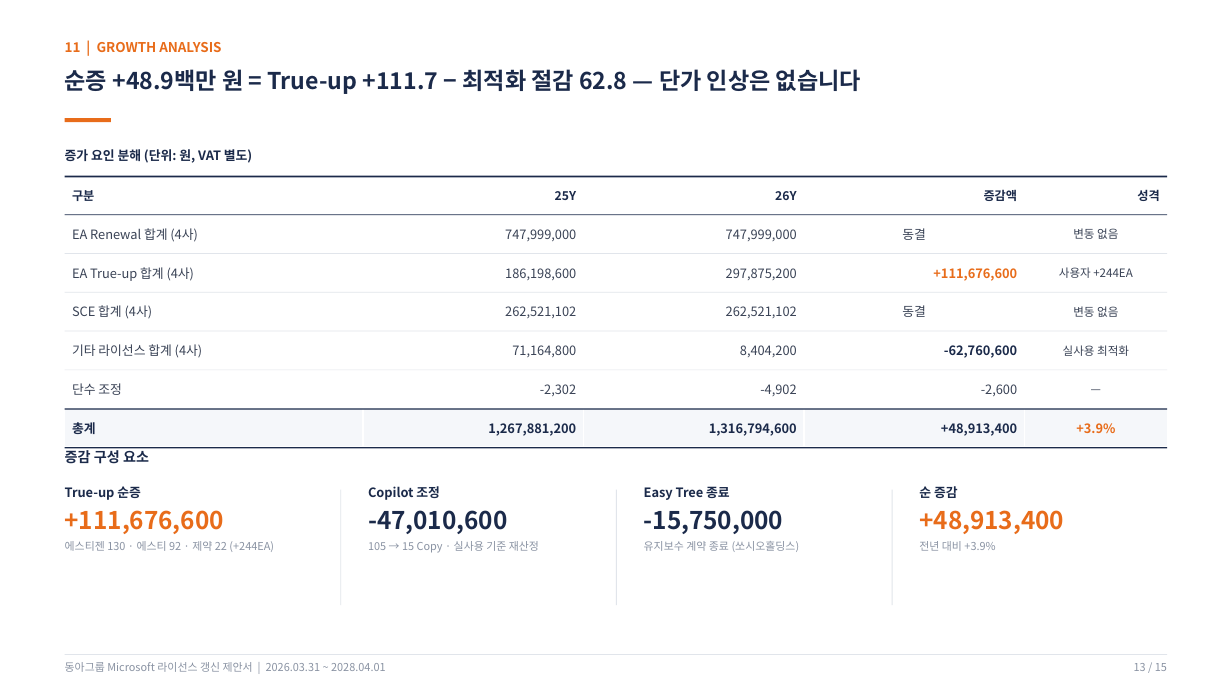
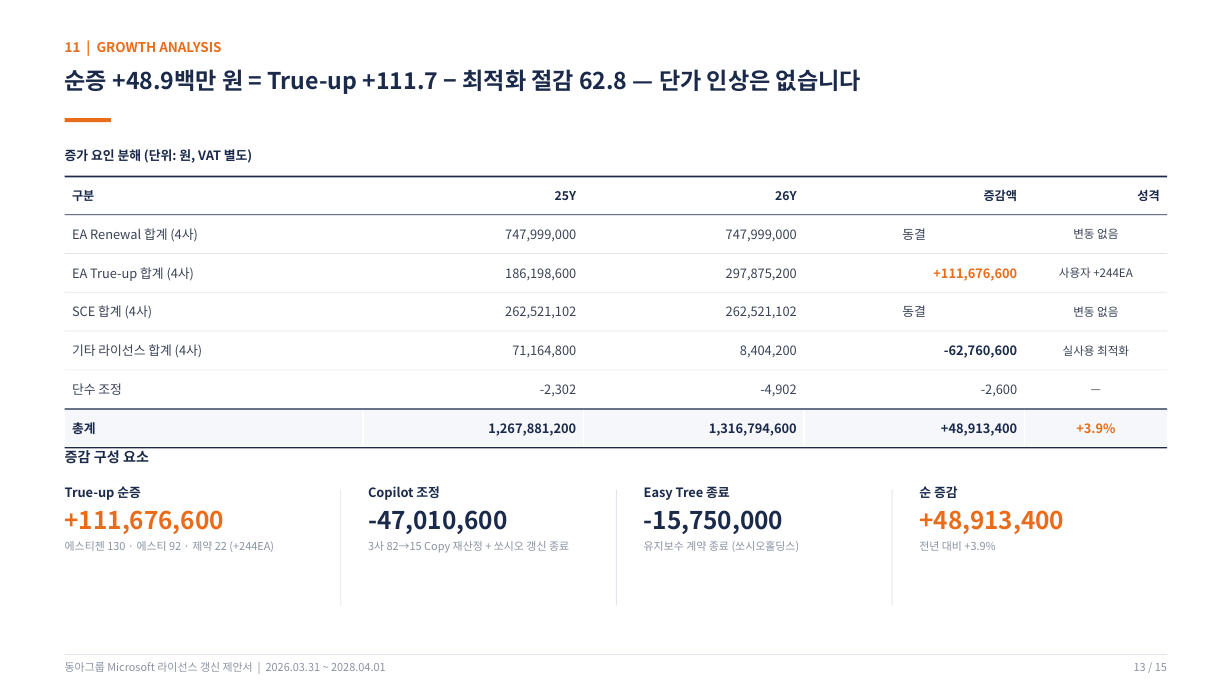
Before and after one commit to mss881024-dev/first-project, a slide deck: slide 13 of docs/ea-renewal-proposal/동아그룹_Microsoft_라이선스_갱신제안서_2026.pptx. Drawn at 1232x693 pixels with LibreOffice and Linux fonts; fonts in the diff are those of the drawing. Boxes give left, top, right and bottom in pixels: in the first picture for what was removed or moved away, otherwise in the second. Text is boxed around its words. In the diff, an @@ line names an element or a change of style, - is before the commit and + after.

```diff
--- a/docs/ea-renewal-proposal/동아그룹_Microsoft_라이선스_갱신제안서_2026.pptx
+++ b/docs/ea-renewal-proposal/동아그룹_Microsoft_라이선스_갱신제안서_2026.pptx
@@ text at [368, 541, 569, 553]: text changed @@
-105 → 15 Copy · 실사용 기준 재산정
+3사 82→15 Copy 재산정 + 쏘시오 갱신 종료
```
Also in this commit, not shown: 1 other slide changed, 2 other files.
